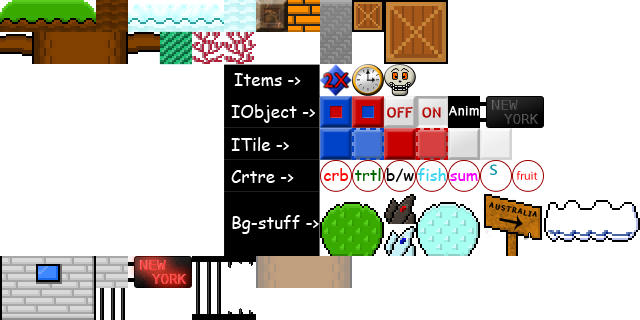
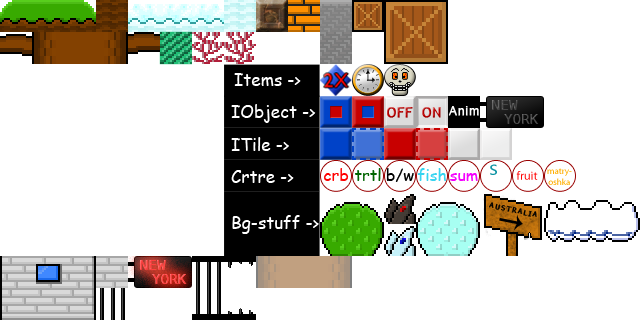
Layers edited between the first and the second 640 x 320 image:
added layer "matryoshka" above "Shape 2 copy 7" over [547, 168, 572, 185]
added layer "Shape 2 copy 7" above "fruit" over [544, 160, 576, 192]
